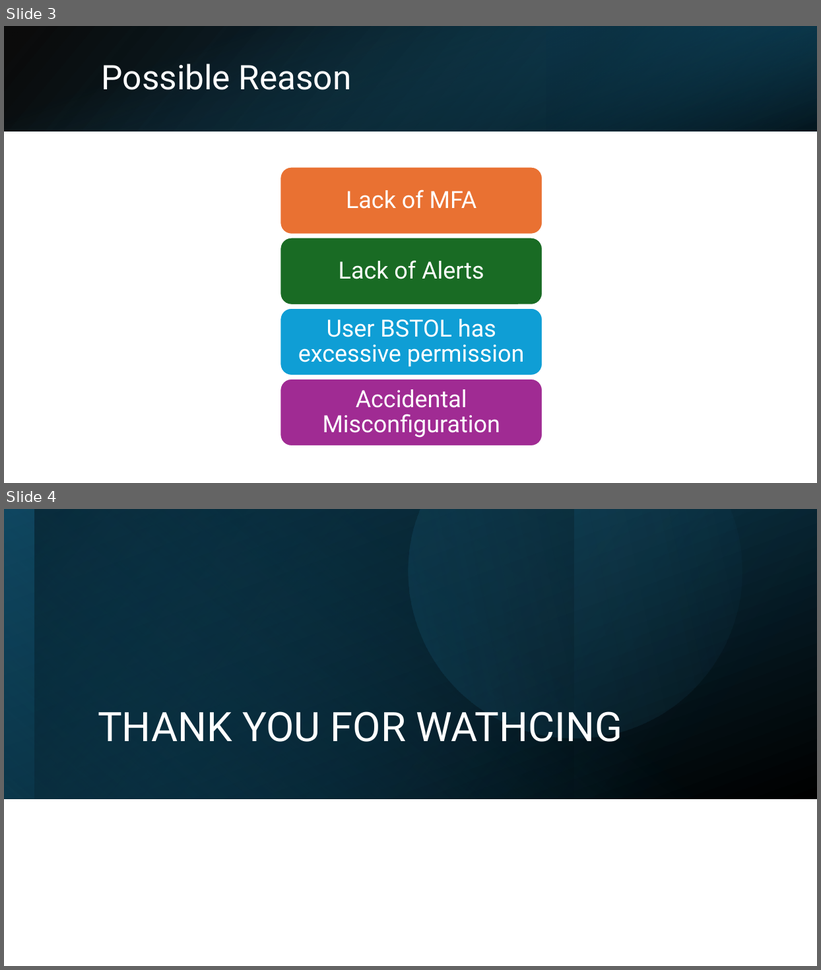
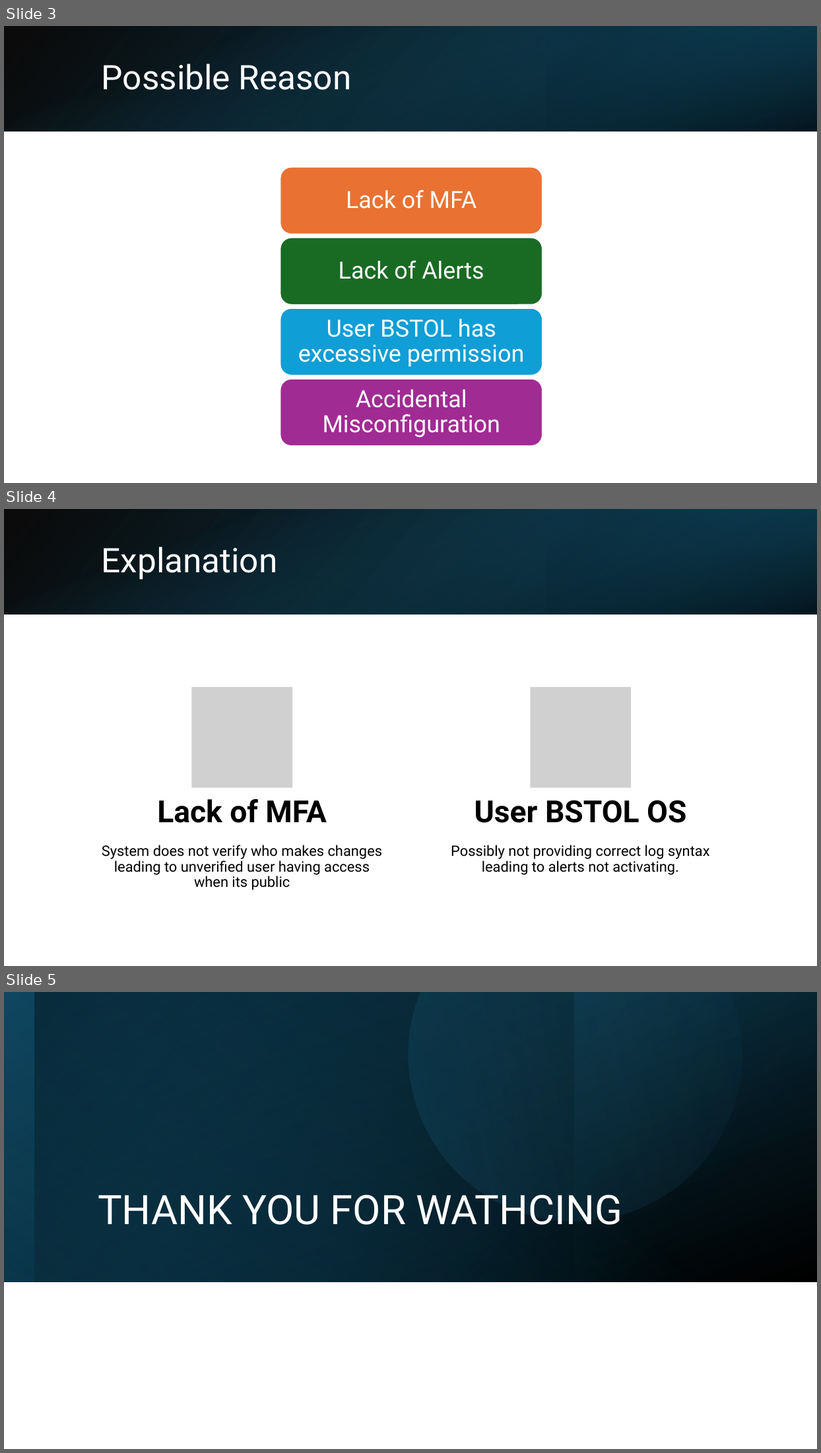
Before and after one commit to Niko-PL/Comp3010-2025-Nikodem-v1, a slide deck: Presentation.pptx. Shown one above the other, each under a label of ours: slides 3 and 4 before the commit, slides 3, 4 and 5 after it. The pictures are 821x970 and 821x1453 pixels, drawn with LibreOffice and Linux fonts; fonts in the diff are those of the drawing; grey boxes stand for pictures. Boxes give left, top, right and bottom in pixels: in the first picture for what was removed or moved away, otherwise in the second. Text is boxed around its words. In the diff, an @@ line names an element or a change of style, - is before the commit and + after.

```diff
--- a/Presentation.pptx
+++ b/Presentation.pptx
@@ slide 4 added at <box>4,509,817,966</box>, background #FFFFFF @@
@@ rectangle added at <box>4,509,817,614</box>, fill gradient #000000 to #104862 @@
@@ rectangle added at <box>4,509,817,614</box>, fill gradient #156082 to #000000 @@
@@ rectangle added at <box>547,509,817,614</box>, fill gradient #0B3041 to #156082 @@
@@ title added at <box>102,547,278,580</box>, 40 pt, text #FFFFFF @@
+Explanation
@@ group added at <box>102,687,710,890</box>: 4 texts, 2 pictures @@
+Lack of MFA
+System does not verify who makes changes leading to unverified user having access when its public
+User BSTOL OS
+Possibly not providing correct log syntax leading to alerts not activating.
@@ what was slide 4 is now slide 5 @@
```
Also in this commit, not shown: 1 slide changed, 6 other files.
